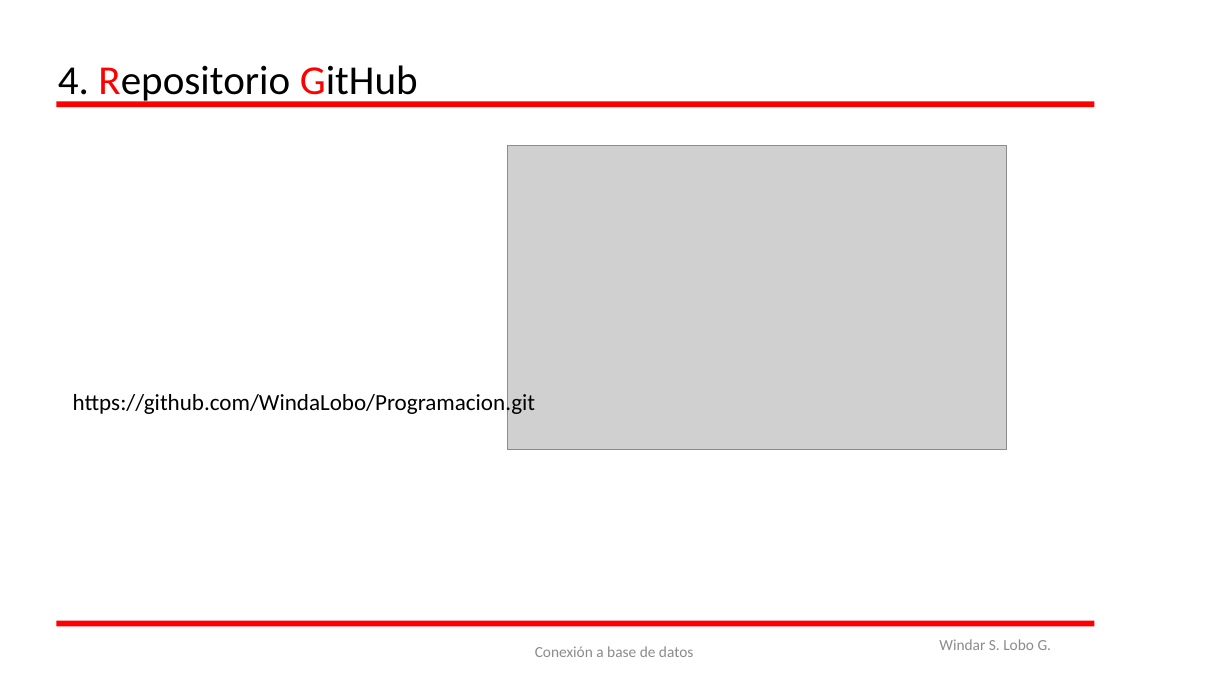
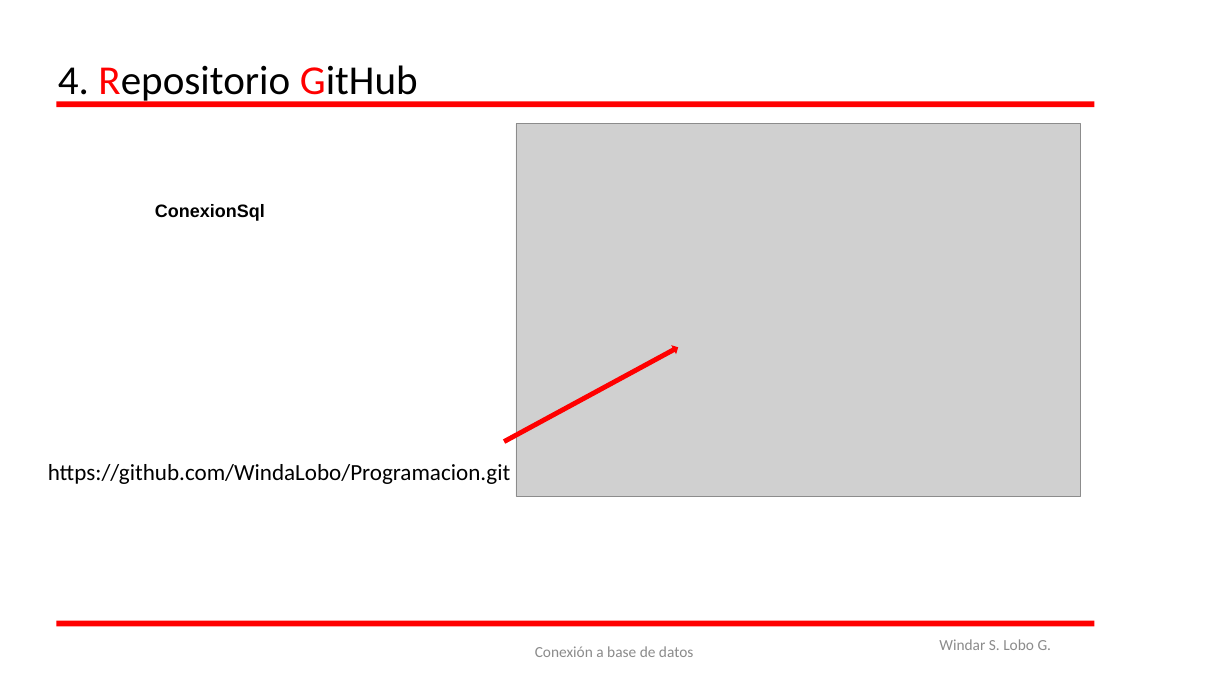
Before and after one commit to WindaLobo/Programacion, a slide deck: slide 12 of Programacion_3_Evaluacion/ConexionSql/BaseDeDatos.pptx. Drawn at 1232x693 pixels with LibreOffice and Linux fonts; fonts in the diff are those of the drawing; grey boxes stand for pictures. Boxes give left, top, right and bottom in pixels: in the first picture for what was removed or moved away, otherwise in the second. Text is boxed around its words. In the diff, an @@ line names an element or a change of style, - is before the commit and + after.

```diff
--- a/Programacion_3_Evaluacion/ConexionSql/BaseDeDatos.pptx
+++ b/Programacion_3_Evaluacion/ConexionSql/BaseDeDatos.pptx
@@ picture resized from (x1=507, y1=145, x2=1007, y2=449) to (x1=516, y1=124, x2=1080, y2=496) @@
@@ text added at (x1=155, y1=204, x2=265, y2=221), 14 pt, text #000000, bold @@
+ConexionSql
@@ right arrow added at (x1=503, y1=345, x2=679, y2=445), fill #FF0000, outline #FF0000 1 pt @@
@@ text "https://github.com/WindaLobo/Programacion.git" rewrapped from (x1=73, y1=391, x2=536, y2=417) to (x1=48, y1=464, x2=511, y2=484) @@
```
Also in this commit, not shown: 7 other slides changed, 9 other files.
